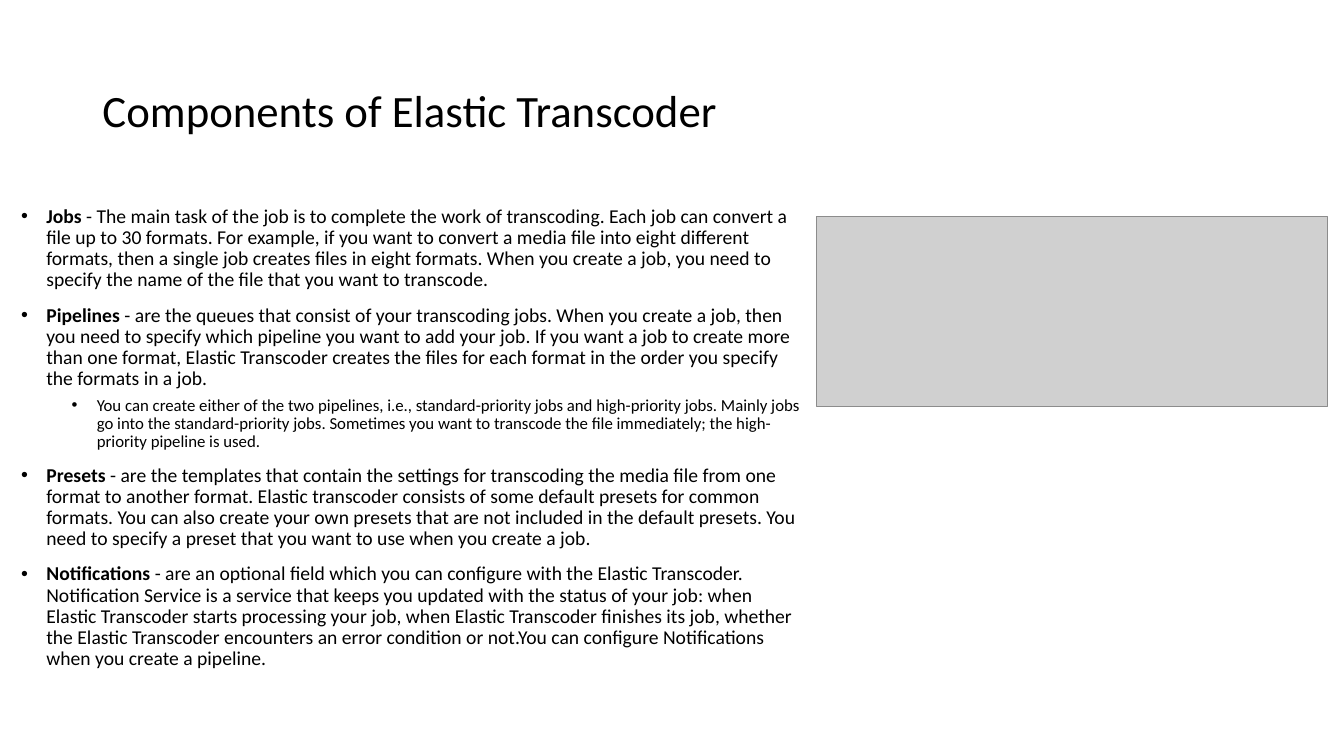
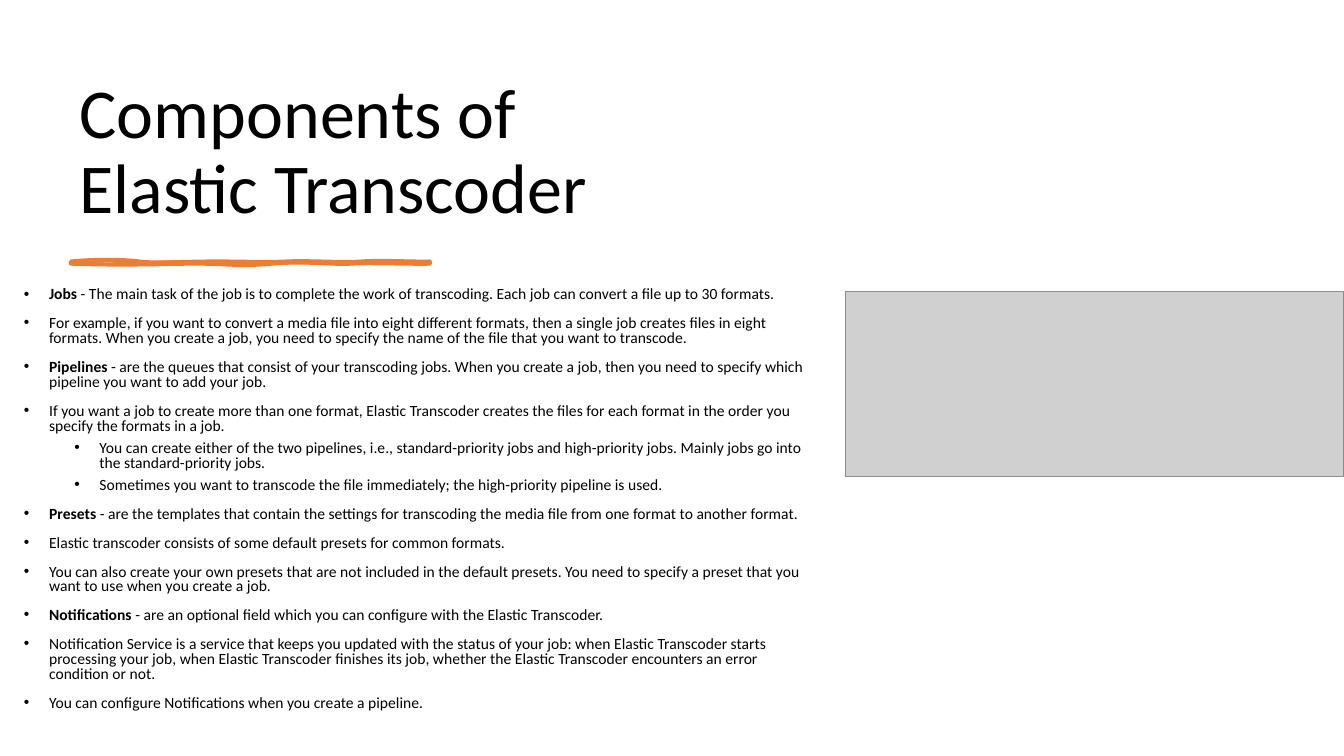
Before and after one commit to IlyaChakun/aws-iba-courses, a slide deck: slide 2 of lecture-materials/MediaServices/ElasticTranscoder/aws_elastic_transcoder.pptx. Drawn at 1344x756 pixels with LibreOffice and Linux fonts; fonts in the diff are those of the drawing; grey boxes stand for pictures. Boxes give left, top, right and bottom in pixels: in the first picture for what was removed or moved away, otherwise in the second. Text is boxed around its words. In the diff, an @@ line names an element or a change of style, - is before the commit and + after.

```diff
--- a/lecture-materials/MediaServices/ElasticTranscoder/aws_elastic_transcoder.pptx
+++ b/lecture-materials/MediaServices/ElasticTranscoder/aws_elastic_transcoder.pptx
@@ title "Components of Elastic Transcoder": place and size @@
-title "Components of Elastic Transcoder" at (102, 96, 716, 135)
+title "Components of Elastic Transcoder" at (80, 90, 586, 214)
@@ title "Components of Elastic Transcoder" at (80, 90, 586, 214): size 32 to 50 pt; vertical alignment middle to bottom @@
@@ freeform shape added at (71, 262, 430, 264), fill #ED7D31, outline #ED7D31 3 pt @@
@@ text at (49, 288, 803, 711): text changed; size 14 to 11.1 pt @@
-• Jobs - The main task of the job is to complete the work of transcoding. Each job can convert a file up to 30 formats. For example, if you want to convert a media file into eight different formats, then a single job creates files in eight formats. When you create a job, you need to specify the name of the file that you want to transcode.
-• Pipelines - are the queues that consist of your transcoding jobs. When you create a job, then you need to specify which pipeline you want to add your job. If you want a job to create more than one format, Elastic Transcoder creates the files for each format in the order you specify the formats in a job.
-  • You can create either of the two pipelines, i.e., standard-priority jobs and high-priority jobs. Mainly jobs go into the standard-priority jobs. Sometimes you want to transcode the file immediately; the high-priority pipeline is used.
-• Presets - are the templates that contain the settings for transcoding the media file from one format to another format. Elastic transcoder consists of some default presets for common formats. You can also create your own presets that are not included in the default presets. You need to specify a preset that you want to use when you create a job.
-• Notifications - are an optional field which you can configure with the Elastic Transcoder. Notification Service is a service that keeps you updated with the status of your job: when Elastic Transcoder starts processing your job, when Elastic Transcoder finishes its job, whether the Elastic Transcoder encounters an error condition or not.You can configure Notifications when you create a pipeline.
+• Jobs - The main task of the job is to complete the work of transcoding. Each job can convert a file up to 30 formats.
+• For example, if you want to convert a media file into eight different formats, then a single job creates files in eight formats. When you create a job, you need to specify the name of the file that you want to transcode.
+• Pipelines - are the queues that consist of your transcoding jobs. When you create a job, then you need to specify which pipeline you want to add your job.
+• If you want a job to create more than one format, Elastic Transcoder creates the files for each format in the order you specify the formats in a job.
+  • You can create either of the two pipelines, i.e., standard-priority jobs and high-priority jobs. Mainly jobs go into the standard-priority jobs.
+  • Sometimes you want to transcode the file immediately; the high-priority pipeline is used.
+• Presets - are the templates that contain the settings for transcoding the media file from one format to another format.
+• Elastic transcoder consists of some default presets for common formats.
+• You can also create your own presets that are not included in the default presets. You need to specify a preset that you want to use when you create a job.
+• Notifications - are an optional field which you can configure with the Elastic Transcoder.
+• Notification Service is a service that keeps you updated with the status of your job: when Elastic Transcoder starts processing your job, when Elastic Transcoder finishes its job, whether the Elastic Transcoder encounters an error condition or not.
+• You can configure Notifications when you create a pipeline.
@@ picture: place and size @@
-picture at (817, 217, 1328, 406)
+picture at (846, 291, 1344, 476)
```
Also in this commit, not shown: 2 other slides changed, 8 other files.
